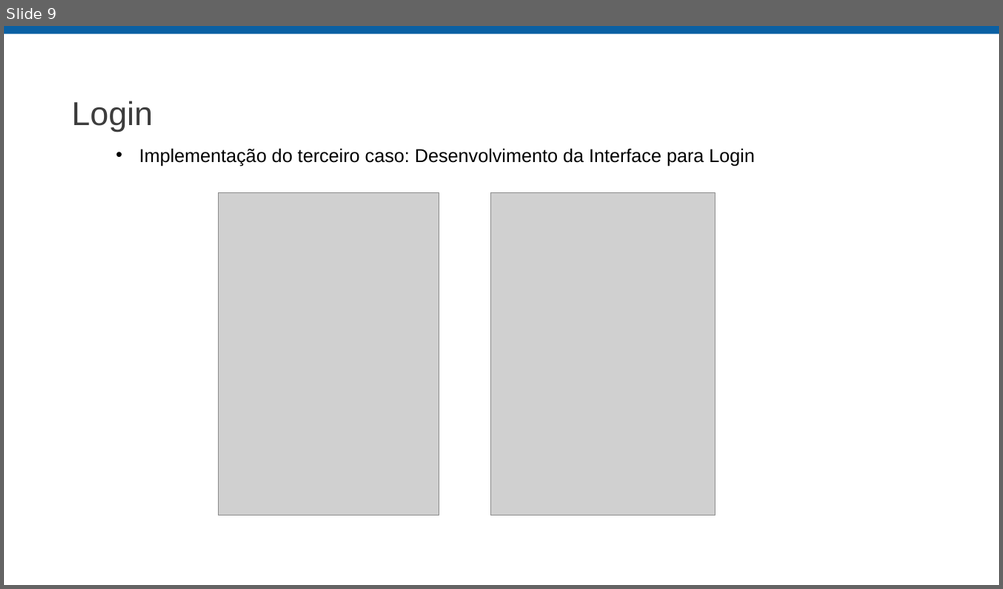
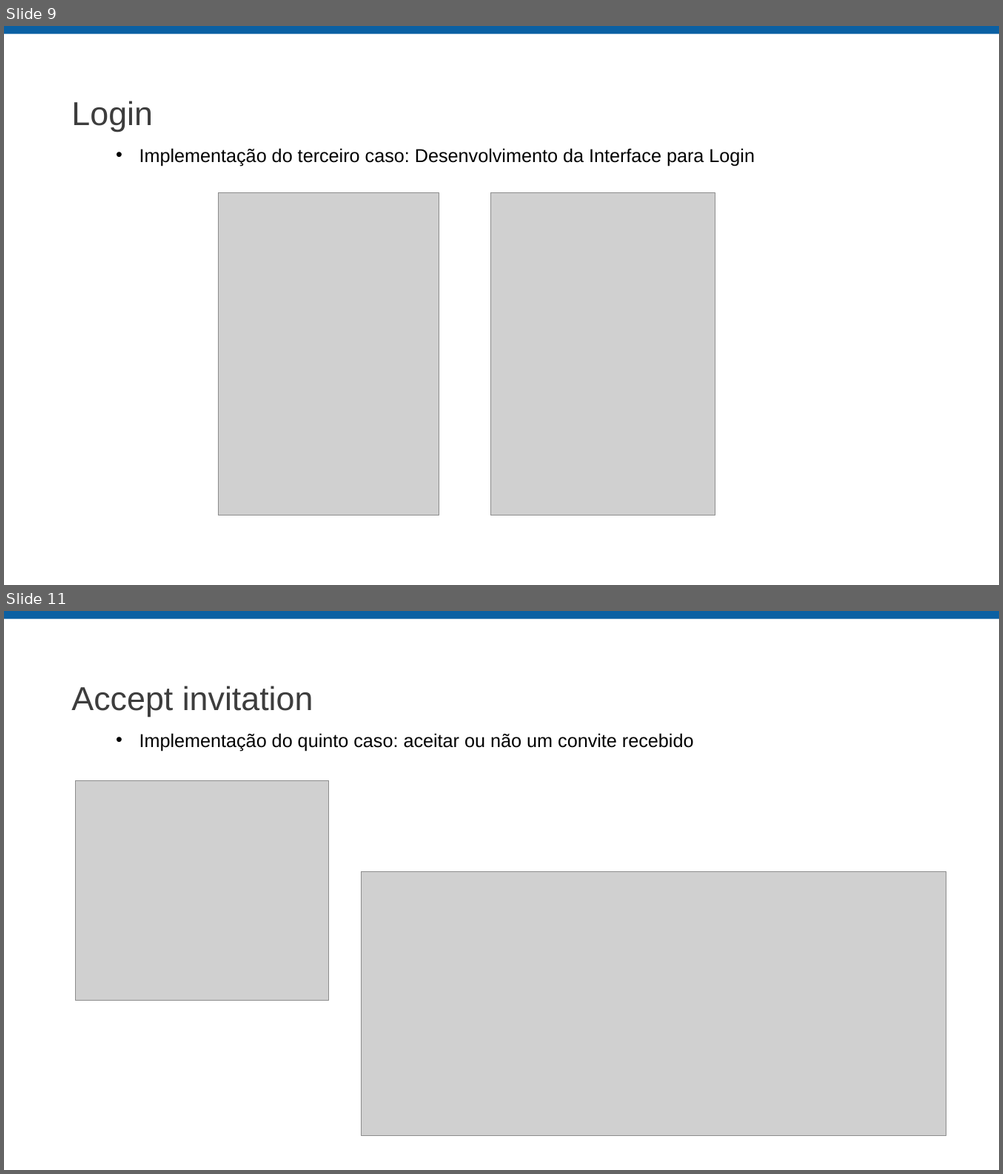
Before and after one commit to ligiatersitano/Jogo-da-Velha, a slide deck: documentation/MVP - Tic Tac Toe.pptx. Shown one above the other, each under a label of ours: slide 9 before the commit, slides 9 and 11 after it; the slides between them are not shown. The pictures are 1003x589 and 1003x1174 pixels, drawn with LibreOffice and Linux fonts; fonts in the diff are those of the drawing; grey boxes stand for pictures; background and template pictures are left out. Boxes give left, top, right and bottom in pixels: in the first picture for what was removed or moved away, otherwise in the second. Text is boxed around its words. In the diff, an @@ line names an element or a change of style, - is before the commit and + after.

```diff
--- a/documentation/MVP - Tic Tac Toe.pptx
+++ b/documentation/MVP - Tic Tac Toe.pptx
@@ slide 11 added at bbox=[4, 611, 999, 1170], background #FFFFFF; not listed: 1 template element that a slide beside it also shows @@
@@ title added at bbox=[71, 686, 313, 717], 32 pt, text #3D3D3D @@
+Accept invitation
@@ text added at bbox=[139, 733, 694, 751], 18 pt, text #000000 @@
+• Implementação do quinto caso: aceitar ou não um convite recebido
@@ picture added at bbox=[76, 780, 330, 1000] @@
@@ picture added at bbox=[361, 871, 946, 1136] @@
```
Also in this commit, not shown: 1 slide changed, 1 other slide added, 2 other files.
